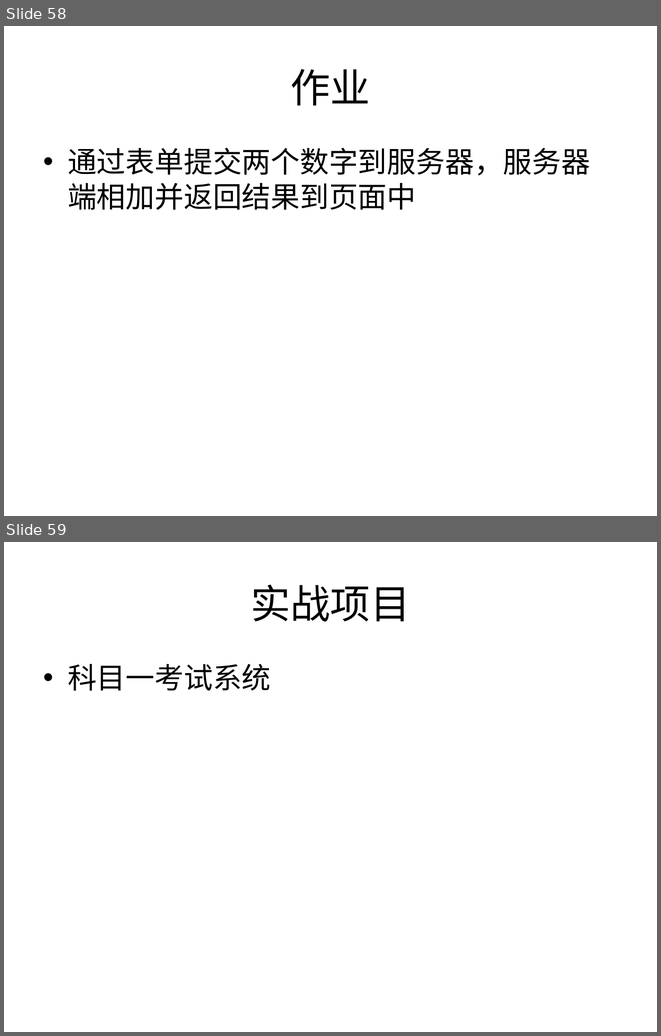
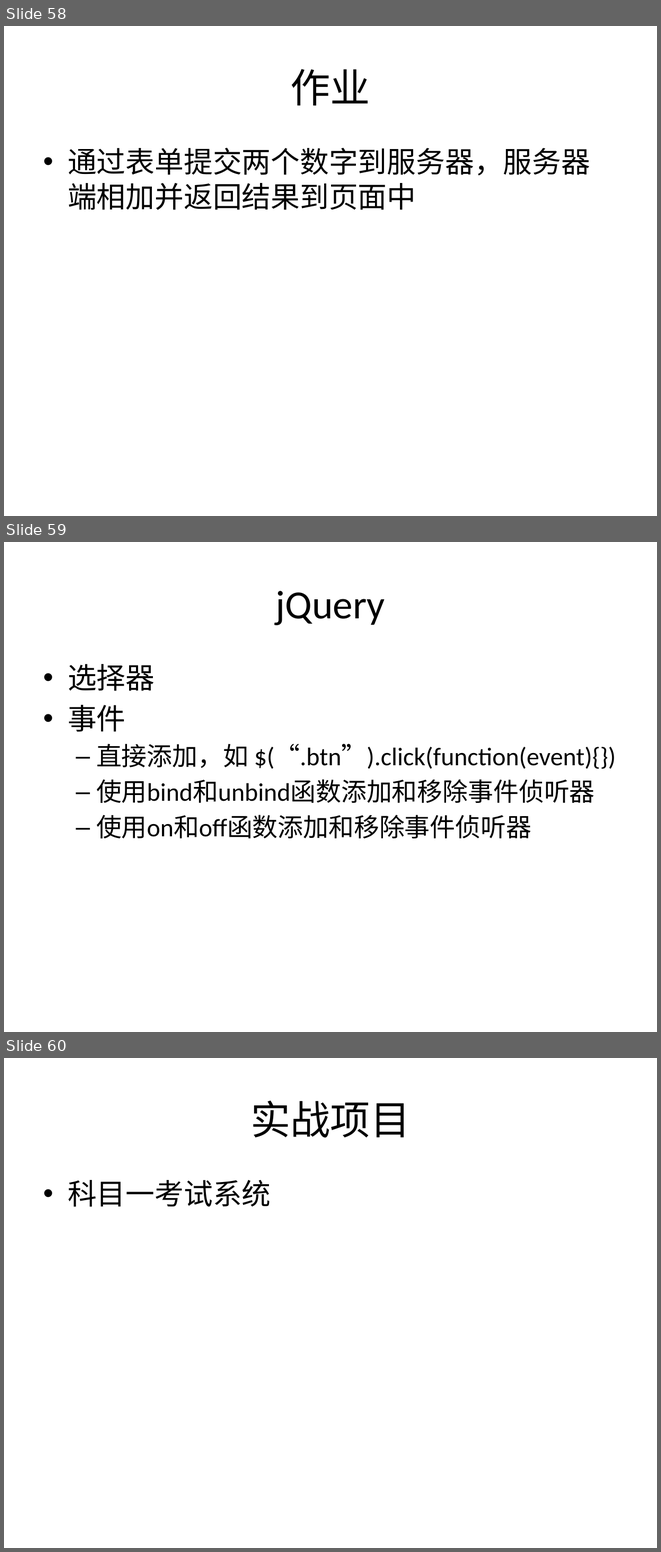
Before and after one commit to plter/HTML5Course20160612, a slide deck: Web前端教学记录.pptx. Shown one above the other, each under a label of ours: slides 58 and 59 before the commit, slides 58, 59 and 60 after it. The pictures are 661x1036 and 661x1552 pixels, drawn with LibreOffice and Linux fonts; fonts in the diff are those of the drawing. Boxes give left, top, right and bottom in pixels: in the first picture for what was removed or moved away, otherwise in the second. Text is boxed around its words. In the diff, an @@ line names an element or a change of style, - is before the commit and + after.

Commit message:
jQuery事件

```diff
--- a/Web前端教学记录.pptx
+++ b/Web前端教学记录.pptx
@@ slide 59 added at <box>4,542,657,1032</box>, background #FFFFFF @@
@@ title added at <box>276,591,385,625</box>, 44 pt, text #000000 @@
+jQuery
@@ text added at <box>68,664,616,838</box>, 28 pt, text #000000 @@
+• 选择器
+• 事件
+  – 直接添加，如 $(“.btn”).click(function(event){})
+  – 使用bind和unbind函数添加和移除事件侦听器
+  – 使用on和off函数添加和移除事件侦听器
@@ what was slide 59 is now slide 60 @@
```
Also in this commit, not shown: 1 slide changed, 3 other files.
